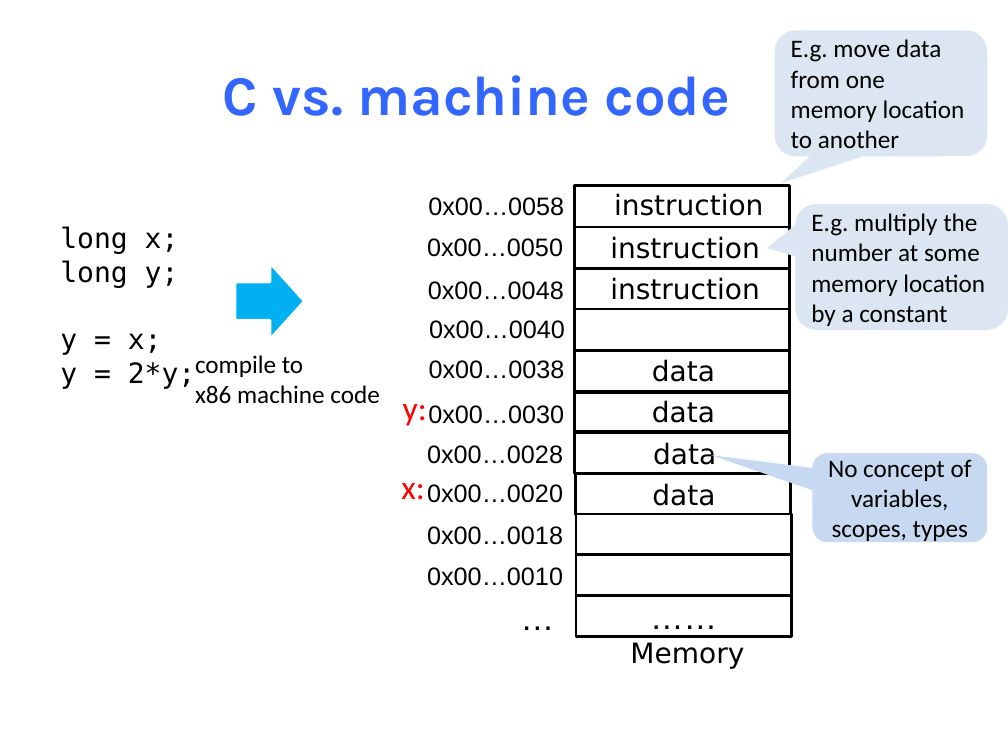
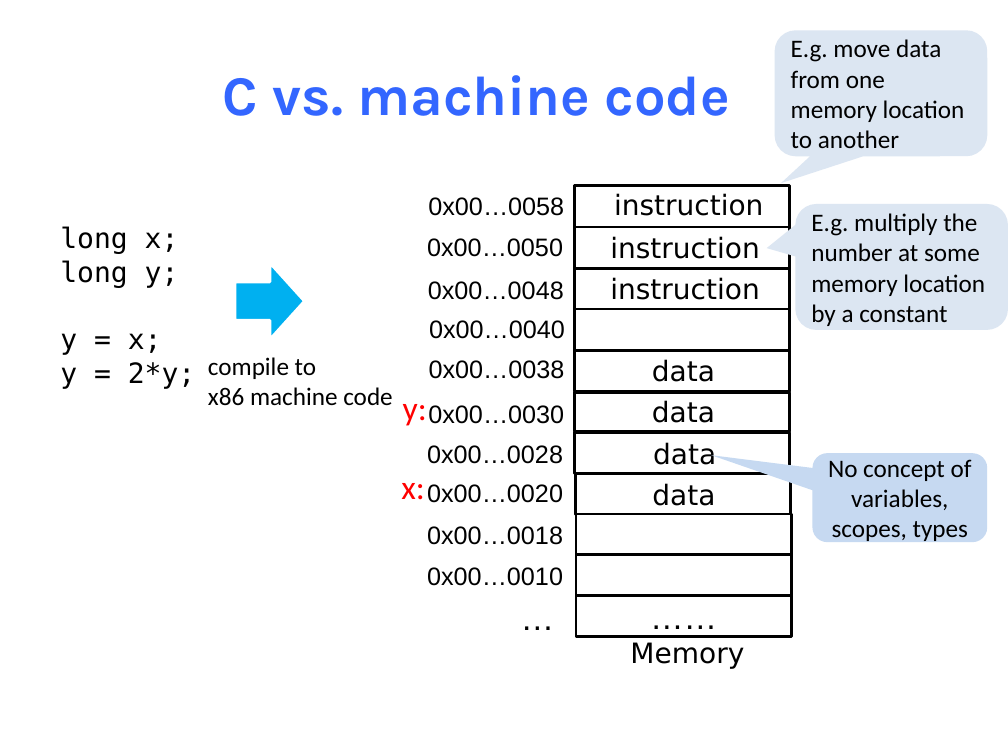
Before and after one commit to NYU-CSO/nyu-cso.github.io, a slide deck: slide 6 of notes/07-Machine_Basic.pptx. Drawn at 1008x756 pixels with LibreOffice and Linux fonts; fonts in the diff are those of the drawing. Boxes give left, top, right and bottom in pixels: in the first picture for what was removed or moved away, otherwise in the second. Text is boxed around its words. In the diff, an @@ line names an element or a change of style, - is before the commit and + after.

```diff
--- a/notes/07-Machine_Basic.pptx
+++ b/notes/07-Machine_Basic.pptx
@@ text "compile to": place and size @@
-text "compile to" at [195, 355, 379, 404]
+text "compile to" at [208, 357, 392, 406]
```
Also in this commit, not shown: 25 other slides changed, 3 other files.
